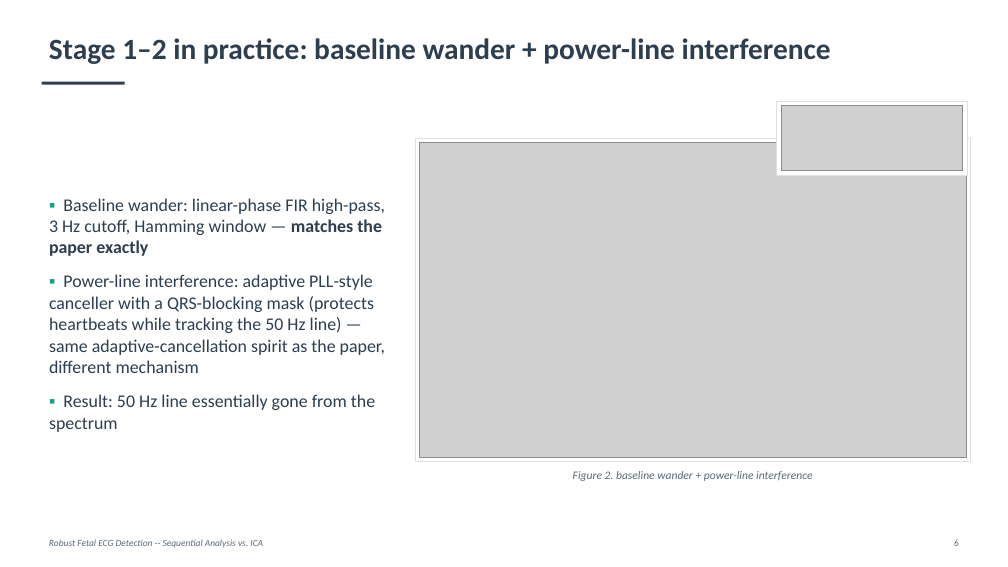
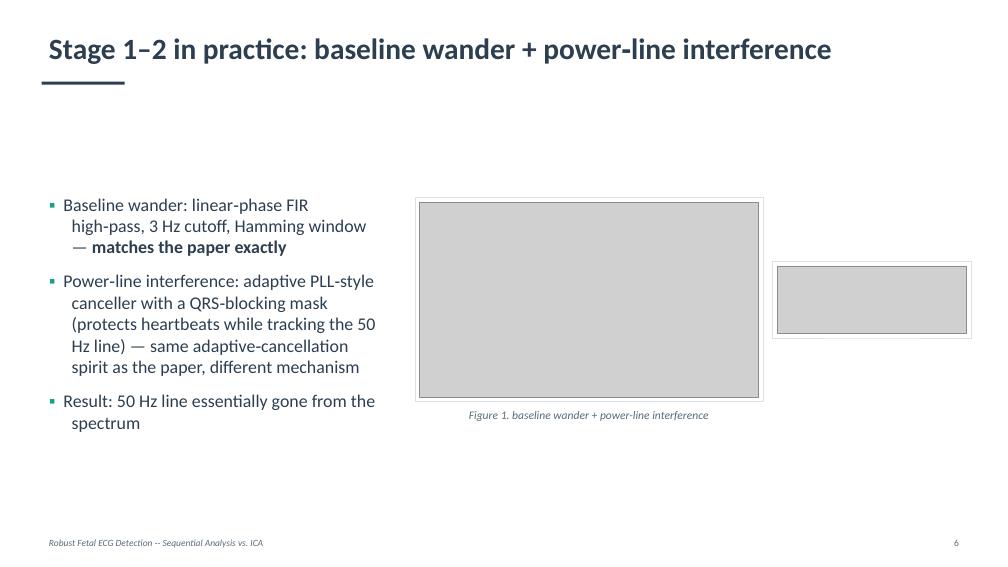
Before and after one commit to fedeceru/BSP_project, a slide deck: slide 6 of presentation/BSP_presentation.pptx. Drawn at 1008x567 pixels with LibreOffice and Linux fonts; fonts in the diff are those of the drawing; grey boxes stand for pictures. Boxes give left, top, right and bottom in pixels: in the first picture for what was removed or moved away, otherwise in the second. Text is boxed around its words. In the diff, an @@ line names an element or a change of style, - is before the commit and + after.

Commit message:
Aggiorna la presentazione e migliora la gestione del layout nel generatore di diapositive

```diff
--- a/presentation/BSP_presentation.pptx
+++ b/presentation/BSP_presentation.pptx
@@ text at bbox=[63, 198, 375, 376]: text changed @@
-▪ Baseline wander: linear-phase FIR high-pass, 3 Hz cutoff, Hamming window — matches the paper exactly
-▪ Power-line interference: adaptive PLL-style canceller with a QRS-blocking mask (protects heartbeats while tracking the 50 Hz line) — same adaptive-cancellation spirit as the paper, different mechanism
+▪ Baseline wander: linear‑phase FIR high‑pass, 3 Hz cutoff, Hamming window — matches the paper exactly
+▪ Power‑line interference: adaptive PLL‑style canceller with a QRS‑blocking mask (protects heartbeats while tracking the 50 Hz line) — same adaptive‑cancellation spirit as the paper, different mechanism
@@ rectangle: place and size @@
-rectangle at bbox=[415, 138, 971, 462]
+rectangle at bbox=[415, 198, 763, 402]
@@ picture: place and size @@
-picture at bbox=[420, 143, 966, 457]
+picture at bbox=[420, 203, 758, 398]
@@ rectangle: place and size @@
-rectangle at bbox=[777, 101, 967, 175]
+rectangle at bbox=[773, 262, 971, 338]
@@ picture: place and size @@
-picture at bbox=[781, 106, 963, 171]
+picture at bbox=[777, 266, 966, 333]
@@ text at bbox=[63, 394, 375, 432]: indent changed @@
@@ text at bbox=[469, 411, 708, 421]: text changed @@
-Figure 2. baseline wander + power-line interference
+Figure 1. baseline wander + power-line interference
```
Also in this commit, not shown: 19 other slides changed, 2 other files.
